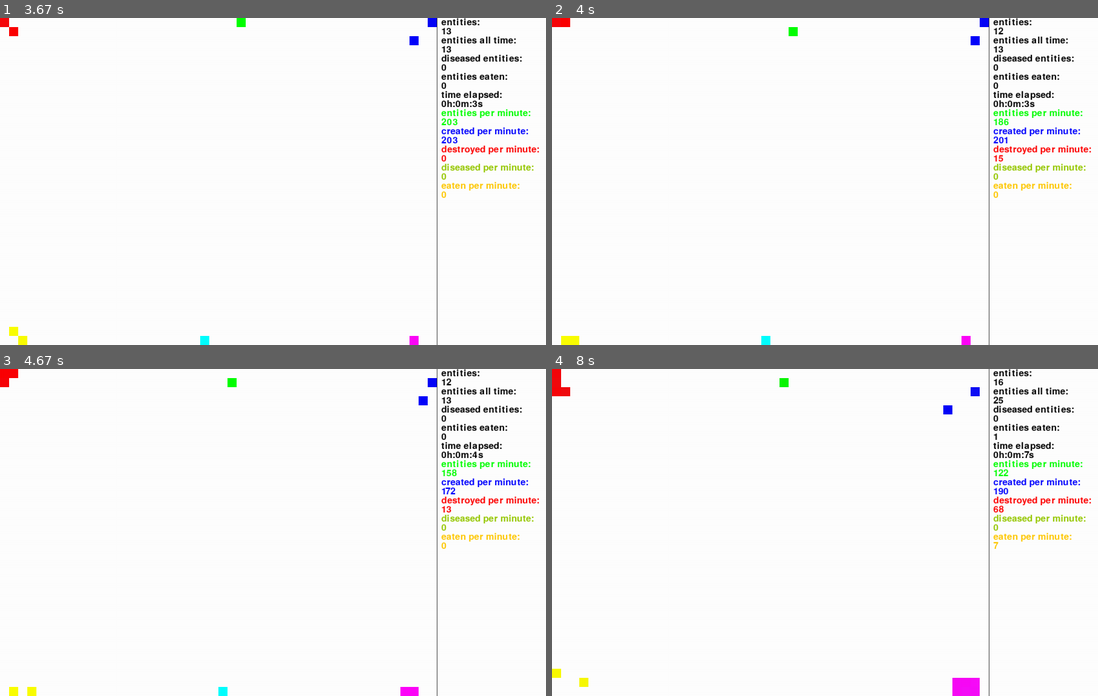
Above: before the commit, frames 1-4 (two rows, left to right).
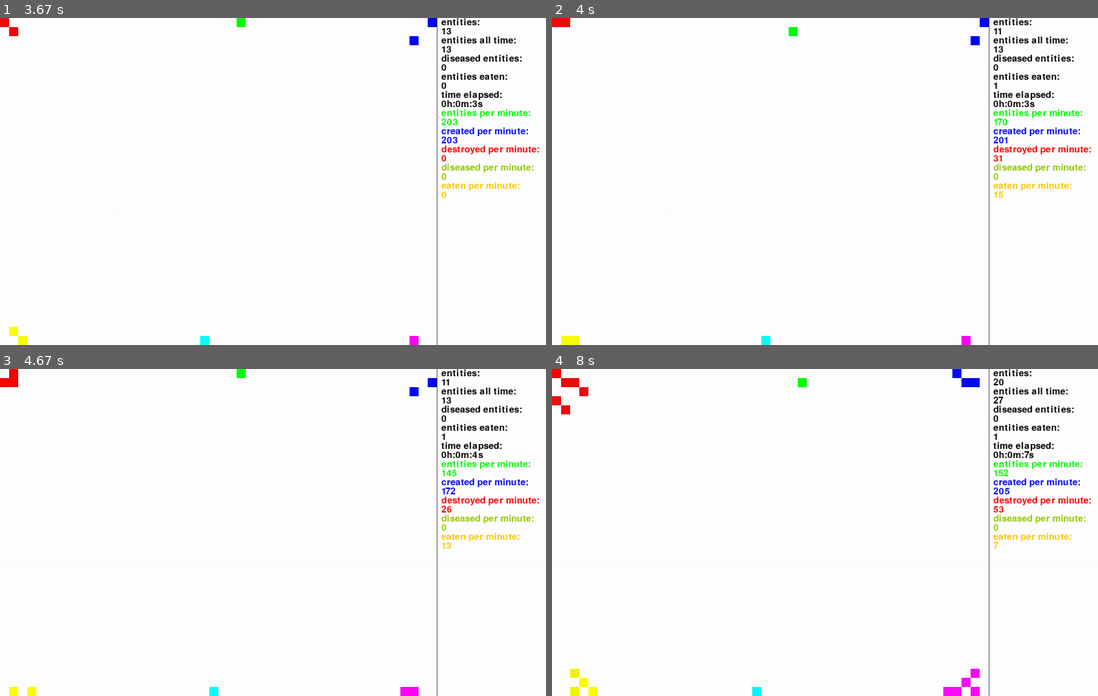
Above: after the commit, the same moments.

Repository: sbwhitt/pygame-life-simulation
Game: pygame game, started from main.py
The game is run twice, just before and just after one commit, with the same random seed, the same clock (stepped at 60 frames per second) and the same inputs.
Inputs:
- Up to frame 1 (3.67 s): no input
- Up to frame 2 (4 s): no input
- Up to frame 3 (4.67 s): no input
- Up to frame 4 (8 s): no input

Frame 1 is identical in both runs. In frame 2, 0.1% of the frame differs, in the area x 80-84%, y 2-55%; in frame 3, 0.5%; in frame 4, 1.3%, in the area x 0-84%, y 0-100%.

Commit message:
add curve support

Diff:
--- a/dna.py
+++ b/dna.py
@@ -1,5 +1,6 @@
 import pygame
 import random
+import settings
 
 
 class DNA:
@@ -7,7 +8,7 @@
         self.age = 0
         self.age_limit = random.randint(3, 6)
         self.age_timer = 0
-        self.curve = 0
+        self.curve = random.randint(0, int(settings.ENT_WIDTH/2))
         self.move_timer = 0
         self.dir_timer = 0
         self.amnt_offspring = 0
@@ -21,13 +22,15 @@
     def inherit(self, parent: "DNA") -> None:
         self.color = self._mutate_color(parent.color)
         self.generation = parent.generation + 1
+        self.curve = parent.curve
 
-    def mutate(self, parent: "DNA") -> None:
+    def mutate(self) -> None:
         self.diseased = (random.randint(0, 2) == 1)
         self.immune = (
             not self.diseased and self._determine_immunity())
         self.color = pygame.Color(random.randint(
             10, 200), random.randint(10, 200), random.randint(10, 200))
+        self.curve = random.randint(0, int(settings.ENT_WIDTH/2))
 
     def _determine_immunity(self) -> bool:
         return self.immune or (random.randint(0, 2) == 1)
--- a/entity_manager.py
+++ b/entity_manager.py
@@ -37,9 +37,9 @@
 
             if e.dna.diseased and settings.IN_GAME_SETTINGS["MARK_DISEASED"]:
                 pygame.draw.rect(self.screen, colors.BLACK,
-                                 e.rect, border_radius=e.dna.curve)
+                                 e.rect, border_radius=0)
             else:
-                pygame.draw.rect(self.screen, e.dna.color, e.rect, border_radius=e.dna.curve)
+                pygame.draw.rect(self.screen, e.dna.color, e.rect, border_radius=0)
             if paused:
                 continue
 
@@ -138,6 +138,14 @@
                 e.dna.diseased = True
                 self.diseased += 1
 
+    def _spread_curve(self, collisions: list[Entity]) -> None:
+        c = 0
+        for e in collisions:
+            c += e.dna.curve
+        c = int(c/len(collisions))
+        for e in collisions:
+            e.dna.curve = c
+
     def _cannibalize(self, eater, collisions: list[Entity]) -> None:
         for c in collisions:
             if c != eater and random.randint(0, 1) == 1:
@@ -156,7 +164,9 @@
                 self._spread_disease(collisions)
             if random.randint(1, 3) == 1:
                 self._spread_color(collisions)
-            if random.randint(1, 100) == 1:
+            # if random.randint(1, 3) == 1:
+            #     self._spread_curve(collisions)
+            if random.randint(1, 50) == 1:
                 self._cannibalize(e, collisions)
 
     def _handle_aging(self, e: Entity, clock_time: int) -> None:
